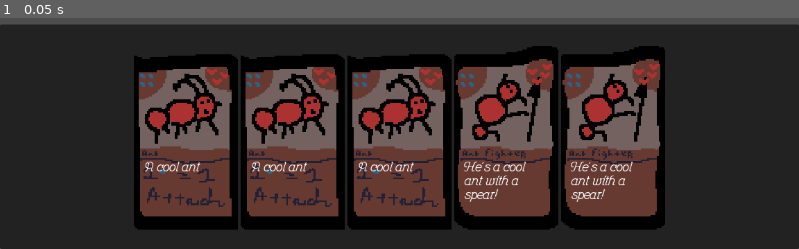
Above: before the commit, frame 1.
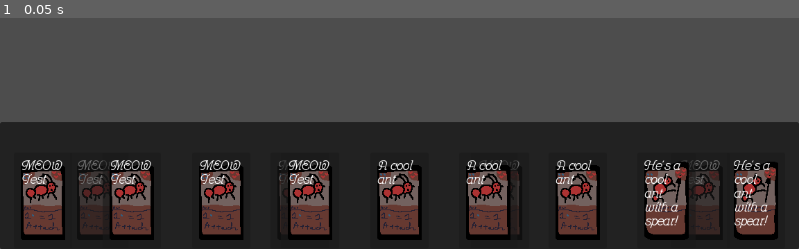
Above: after the commit, the same moment.

Repository: ccsf-cs-club/summer2024-bug-game
Game: Godot game, scene res://scenes/main.tscn
Same seed, same stepped clock (60 frames per second), same inputs: the game is played once before the commit and once after it.
Inputs:
- Up to frame 1 (0.05 s): no input

The runs differ from the first frame. In frame 1, 76% of the frame differs, in the area x 0-100%, y 3-97%.

Commit message:
Scalling works better!

Diff:
--- a/scenes/card.tscn
+++ b/scenes/card.tscn
@@ -1,59 +1,45 @@
-[gd_scene load_steps=5 format=3 uid="uid://blsdayu0ykgoc"]
+[gd_scene load_steps=4 format=3 uid="uid://blsdayu0ykgoc"]
 
 [ext_resource type="Texture2D" uid="uid://chca38pawejnw" path="res://assets/antguy.png" id="1_1e1xr"]
 [ext_resource type="Script" path="res://scenes/cardControl.gd" id="1_lre77"]
 [ext_resource type="FontFile" uid="uid://cuhsatigs30dl" path="res://assets/feronia/Feronia.ttf" id="3_bvm5u"]
 
-[sub_resource type="StyleBoxEmpty" id="StyleBoxEmpty_eonmm"]
-
 [node name="CardControl" type="Control" node_paths=PackedStringArray("card_art", "text_lore")]
-custom_minimum_size = Vector2(150, 300)
 layout_mode = 3
 anchors_preset = 0
-offset_right = 100.0
-offset_bottom = 200.0
+size_flags_horizontal = 3
+size_flags_vertical = 3
+script = ExtResource("1_lre77")
+card_art = NodePath("PanelContainer/MarginContainer/CardArt")
+text_lore = NodePath("PanelContainer/MarginContainer/TextLore")
+
+[node name="PanelContainer" type="PanelContainer" parent="."]
+layout_mode = 1
+anchors_preset = 7
+anchor_left = 0.5
+anchor_top = 1.0
+anchor_right = 0.5
+anchor_bottom = 1.0
+offset_left = -42.0
+offset_top = -138.0
+offset_right = 42.0
 grow_horizontal = 2
-grow_vertical = 2
-size_flags_horizontal = 4
-size_flags_vertical = 4
-script = ExtResource("1_lre77")
-card_art = NodePath("Card/Panel/CardArt")
-text_lore = NodePath("Card/Panel/TextLore")
+grow_vertical = 0
 
-[node name="Card" type="AspectRatioContainer" parent="."]
-layout_mode = 1
-anchors_preset = 15
-anchor_right = 1.0
-anchor_bottom = 1.0
-grow_horizontal = 2
-grow_vertical = 2
-ratio = 0.5
-stretch_mode = 1
+[node name="MarginContainer" type="MarginContainer" parent="PanelContainer"]
+layout_mode = 2
+theme_override_constants/margin_left = 10
+theme_override_constants/margin_top = 10
+theme_override_constants/margin_right = 10
 
-[node name="Panel" type="Panel" parent="Card"]
+[node name="CardArt" type="TextureRect" parent="PanelContainer/MarginContainer"]
 layout_mode = 2
-theme_override_styles/panel = SubResource("StyleBoxEmpty_eonmm")
-
-[node name="CardArt" type="TextureRect" parent="Card/Panel"]
-layout_mode = 1
-anchors_preset = 15
-anchor_right = 1.0
-anchor_bottom = 1.0
-grow_horizontal = 2
-grow_vertical = 2
 texture = ExtResource("1_1e1xr")
+stretch_mode = 5
 metadata/_edit_use_anchors_ = true
 
-[node name="TextLore" type="RichTextLabel" parent="Card/Panel"]
-layout_mode = 1
-anchors_preset = -1
-anchor_left = 0.095679
-anchor_top = 0.575617
-anchor_right = 0.904321
-anchor_bottom = 0.833333
-offset_top = -3.05176e-05
-grow_horizontal = 2
-grow_vertical = 2
+[node name="TextLore" type="RichTextLabel" parent="PanelContainer/MarginContainer"]
+layout_mode = 2
 theme_override_fonts/normal_font = ExtResource("3_bvm5u")
 theme_override_font_sizes/normal_font_size = 20
 text = "MEOW Test"
--- a/scenes/yourCardHand.tscn
+++ b/scenes/yourCardHand.tscn
@@ -25,7 +25,7 @@
 [node name="PanelContainer" type="PanelContainer" parent="YourCardHandNode"]
 layout_mode = 1
 anchors_preset = -1
-anchor_top = 0.5
+anchor_top = 0.717593
 anchor_right = 1.0
 anchor_bottom = 1.0
 grow_horizontal = 2
@@ -34,23 +34,21 @@
 
 [node name="CardListHBox" type="HBoxContainer" parent="YourCardHandNode/PanelContainer"]
 layout_mode = 2
-size_flags_vertical = 8
 alignment = 1
 script = ExtResource("2_4xnr4")
 
-[node name="Testing" parent="YourCardHandNode/PanelContainer/CardListHBox" instance=ExtResource("2_8fthn")]
-visible = false
-layout_mode = 2
-size_flags_horizontal = 3
-
-[node name="Testing2" parent="YourCardHandNode/PanelContainer/CardListHBox" instance=ExtResource("2_8fthn")]
-visible = false
+[node name="CardControl" parent="YourCardHandNode/PanelContainer/CardListHBox" instance=ExtResource("2_8fthn")]
 layout_mode = 2
 
-[node name="Testing3" parent="YourCardHandNode/PanelContainer/CardListHBox" instance=ExtResource("2_8fthn")]
-visible = false
+[node name="CardControl2" parent="YourCardHandNode/PanelContainer/CardListHBox" instance=ExtResource("2_8fthn")]
 layout_mode = 2
 
-[node name="Testing4" parent="YourCardHandNode/PanelContainer/CardListHBox" instance=ExtResource("2_8fthn")]
-visible = false
+[node name="CardControl3" parent="YourCardHandNode/PanelContainer/CardListHBox" instance=ExtResource("2_8fthn")]
 layout_mode = 2
+
+[node name="CardControl4" parent="YourCardHandNode/PanelContainer/CardListHBox" instance=ExtResource("2_8fthn")]
+layout_mode = 2
+
+[node name="CardControl" parent="." instance=ExtResource("2_8fthn")]
+offset_top = -163.0
+offset_bottom = -15.0
